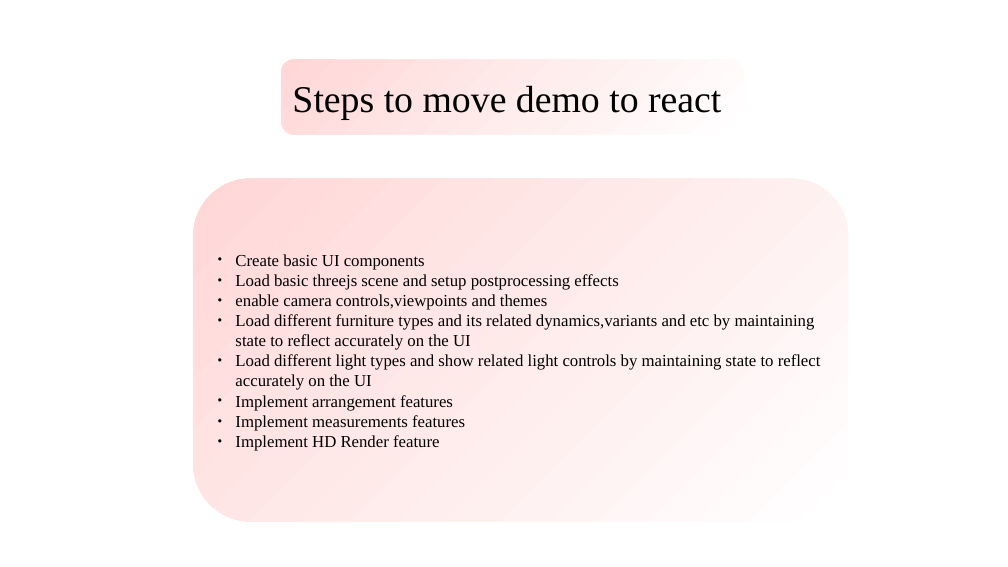
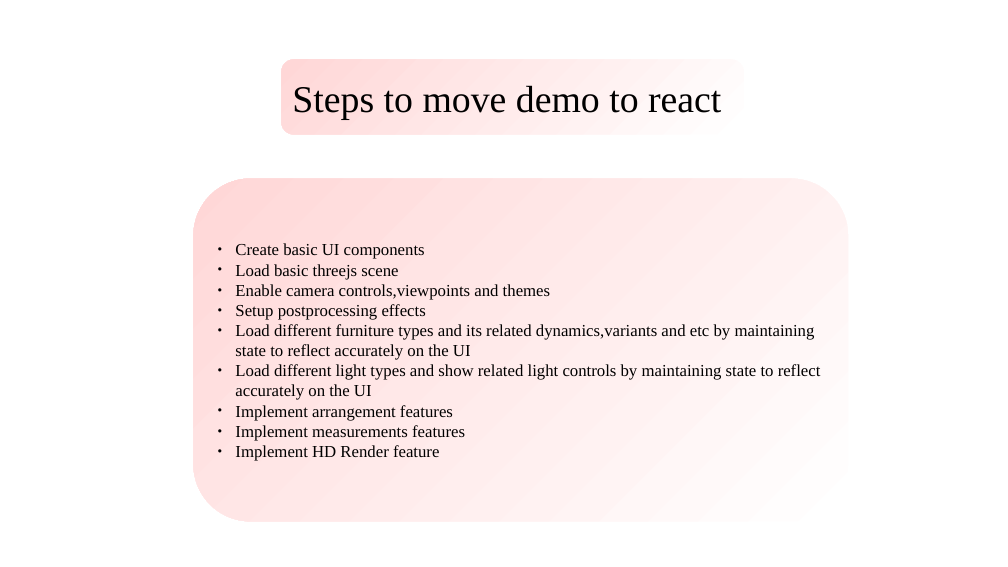
Before and after one commit to Archana-Patukuri/Showroom3D_Web_React, a slide deck: slide 5 of Docs/showroom3d_web_react.pptx. Drawn at 1008x567 pixels with LibreOffice and Linux fonts; fonts in the diff are those of the drawing. Boxes give left, top, right and bottom in pixels: in the first picture for what was removed or moved away, otherwise in the second. Text is boxed around its words. In the diff, an @@ line names an element or a change of style, - is before the commit and + after.

```diff
--- a/Docs/showroom3d_web_react.pptx
+++ b/Docs/showroom3d_web_react.pptx
@@ text in rounded rectangle at [235, 264, 550, 320]: text changed @@
-● Load basic threejs scene and setup postprocessing effects
-● enable camera controls,viewpoints and themes
+● Load basic threejs scene
+● Enable camera controls,viewpoints and themes
+● Setup postprocessing effects
```
Also in this commit, not shown: 2 other slides changed, 2 other files.
